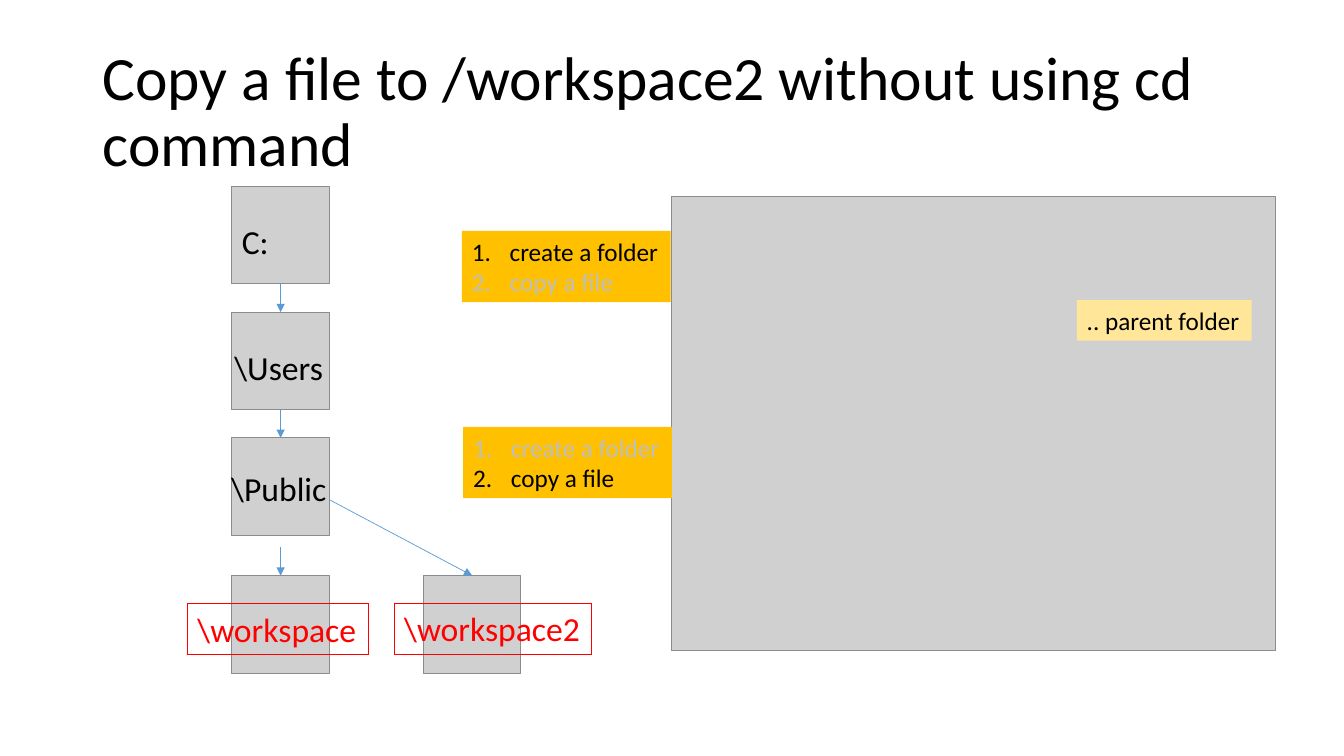
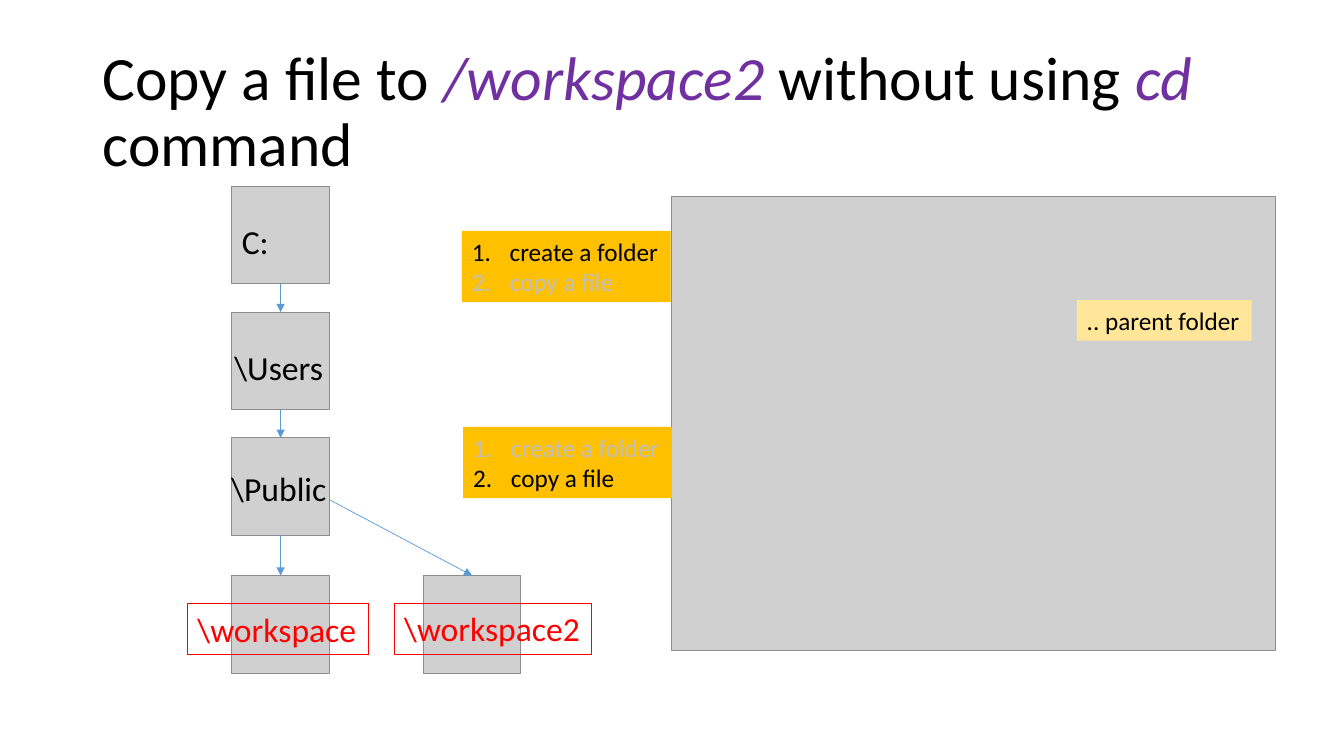
Before and after one commit to frankwxu/digital-forensics-lab, a slide deck: slide 30 of Basic_Computer_Skills_for_Forensics/0_Win_command_line_tutorial.pptx. Drawn at 1344x756 pixels with LibreOffice and Linux fonts; fonts in the diff are those of the drawing; grey boxes stand for pictures; background and template pictures are left out. Boxes give left, top, right and bottom in pixels: in the first picture for what was removed or moved away, otherwise in the second. Text is boxed around its words. In the diff, an @@ line names an element or a change of style, - is before the commit and + after.

```diff
--- a/Basic_Computer_Skills_for_Forensics/0_Win_command_line_tutorial.pptx
+++ b/Basic_Computer_Skills_for_Forensics/0_Win_command_line_tutorial.pptx
@@ title "Copy a file to /workspace2 ..." at [102,57,1192,167]: text colour #000000 to #7030A0, italic on in "/workspace2 cd" @@
@@ arrow moved from (280, 547) - (280, 576) to (280, 535) - (280, 576) @@
```
Also in this commit, not shown: 7 other slides changed, 1 other file.
